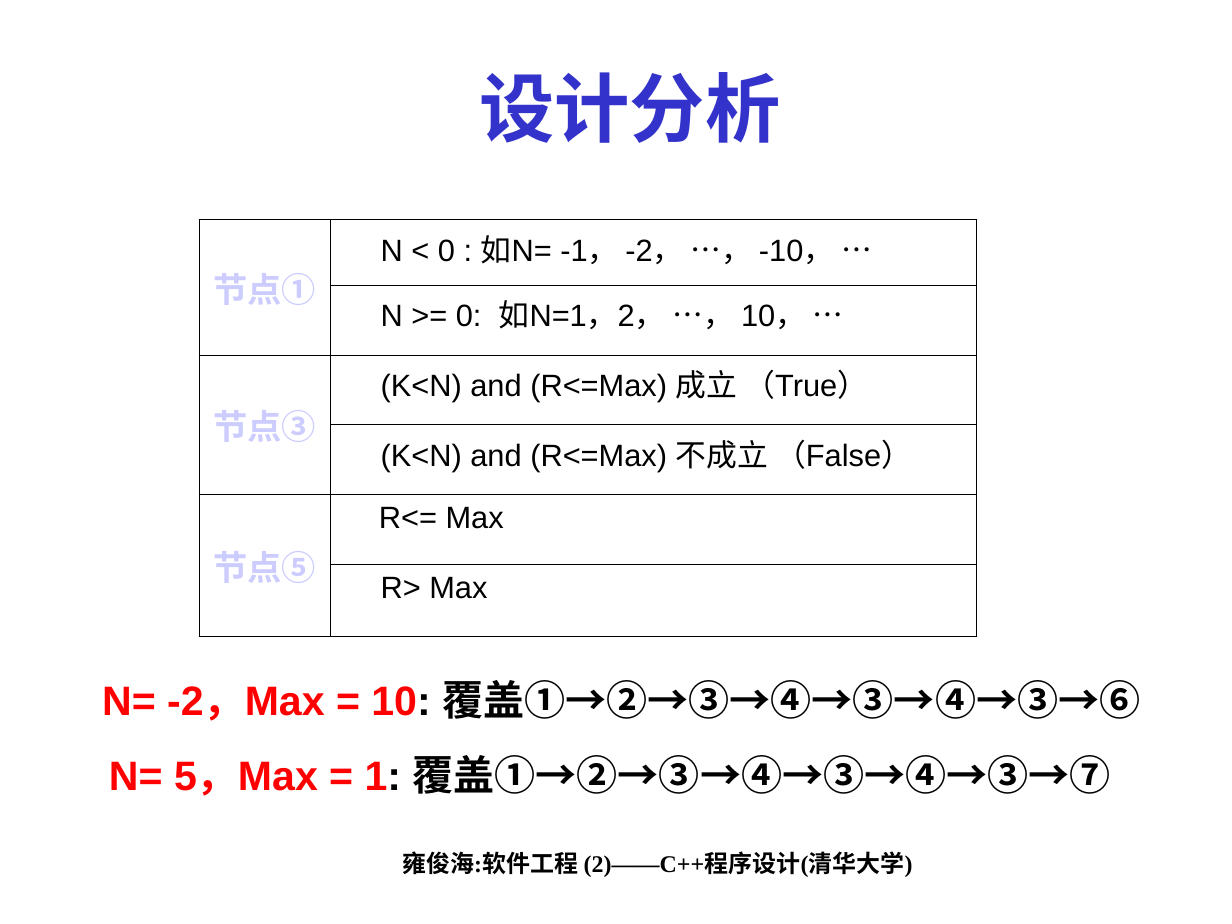
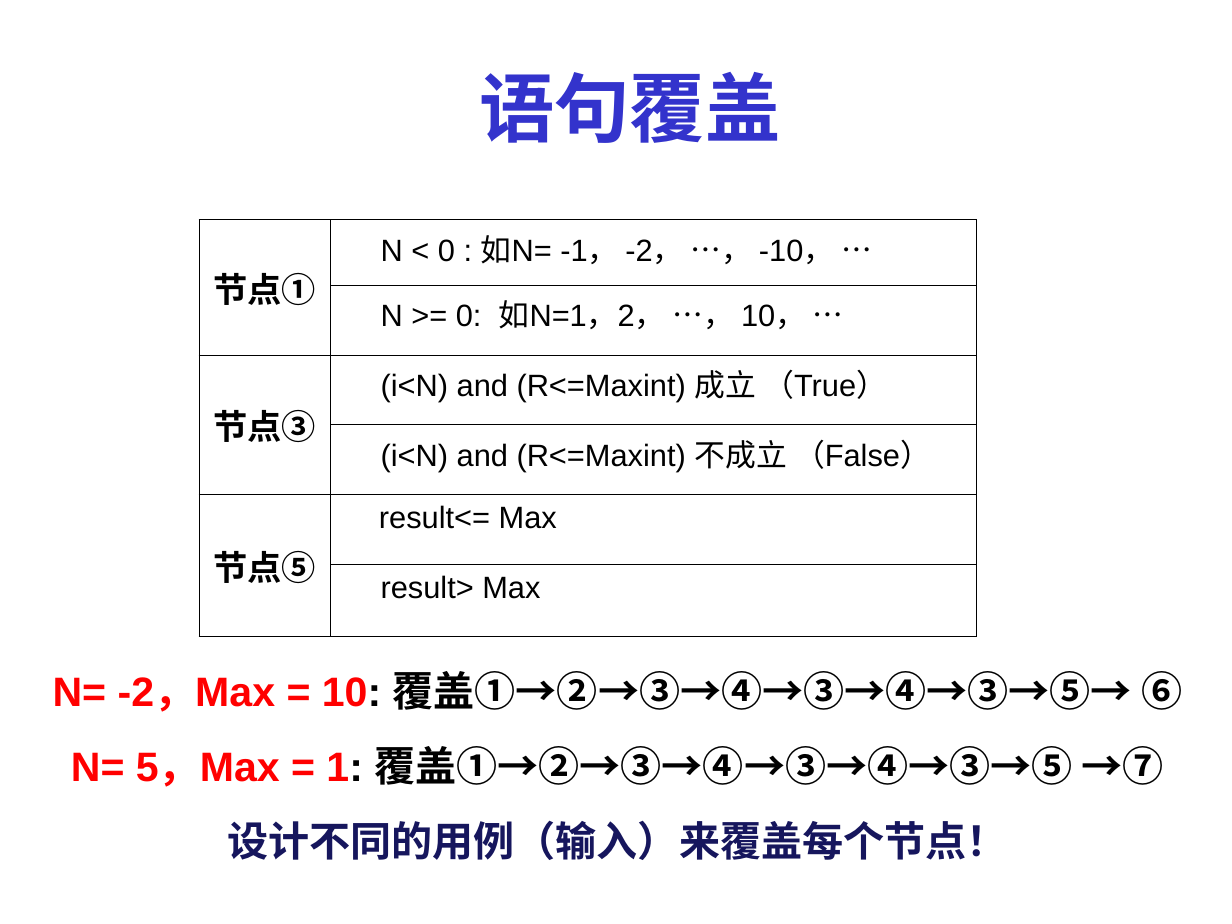
Before and after one commit to Moirai7/GTestLite, a slide deck: slide 15 of 第14讲_程序调试与验证.ppt (slide 9 before the commit). Drawn at 1232x924 pixels with LibreOffice and Linux fonts; fonts in the diff are those of the drawing. Boxes give left, top, right and bottom in pixels: in the first picture for what was removed or moved away, otherwise in the second. Text is boxed around its words. In the diff, an @@ line names an element or a change of style, - is before the commit and + after.

```diff
--- a/第14讲_程序调试与验证.ppt
+++ b/第14讲_程序调试与验证.ppt
@@ title at (479,72,780,143): text changed @@
-设计分析
+语句覆盖
@@ table at (198,219,976,637) @@
-row 3, column 2: (K<N) and (R<=Max) 成立 （True）
+row 3, column 2: (i<N) and (R<=Maxint) 成立 （True）
-row 4, column 2: (K<N) and (R<=Max) 不成立 （False）
+row 4, column 2: (i<N) and (R<=Maxint) 不成立 （False）
-row 5, column 2: R<= Max
+row 5, column 2: result<= Max
-row 6, column 2: R> Max
+row 6, column 2: result> Max
@@ text colour #CCCCFF to #000000 in "节点①", "节点③", "节点⑤" @@
@@ text at (53,671,1182,860): text changed @@
-N= -2，Max = 10: 覆盖①→②→③→④→③→④→③→⑥
-N= 5，Max = 1: 覆盖①→②→③→④→③→④→③→⑦
+N= -2，Max = 10: 覆盖①→②→③→④→③→④→③→⑤→ ⑥
+N= 5，Max = 1: 覆盖①→②→③→④→③→④→③→⑤ →⑦
+设计不同的用例（输入）来覆盖每个节点！
@@ text removed at (402,851,913,877) @@
-雍俊海:软件工程 (2)——C++程序设计(清华大学)
```
Also in this commit, not shown: 30 other slides changed, 50 slides added, 3 slides removed, 20 other files.
